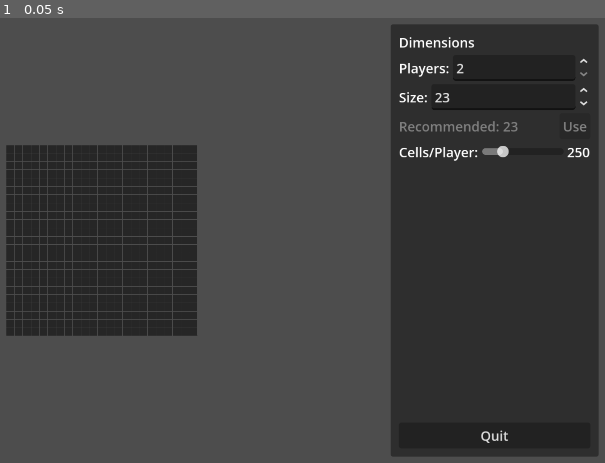
Above: before the commit, frame 1.
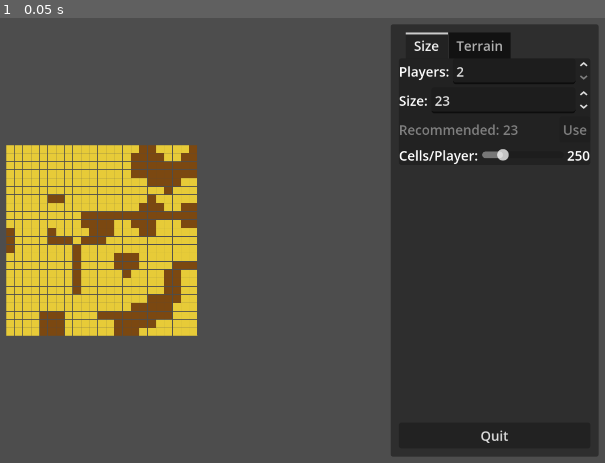
Above: after the commit, the same moment.

Repository: wadcom/kisarra-mapgen
Game: Godot game, scene res://main.tscn
The game is run twice, just before and just after one commit, with the same random seed, the same clock (stepped at 60 frames per second) and the same inputs.
Inputs:
- Up to frame 1 (0.05 s): no input

The runs differ from the first frame. In frame 1, 14% of the frame differs, in the area x 0-98%, y 3-72%.

Commit message:
Add mountains layer with Perlin generation

Diff:
--- a/editor_v2/constants.gd
+++ b/editor_v2/constants.gd
@@ -6,3 +6,7 @@
 
 # Grid background color
 const GRID_BACKGROUND_COLOR := Color(0.15, 0.15, 0.15, 1.0)
+
+# Terrain colors
+const TERRAIN_COLOR_SAND := Color(0.905882, 0.796078, 0.219608, 1.0)
+const TERRAIN_COLOR_MOUNTAIN := Color(0.481474, 0.281624, 0.0667262, 1.0)
--- a/editor_v2/document.gd
+++ b/editor_v2/document.gd
@@ -1,10 +1,63 @@
 extends RefCounted
+## Map document containing all layers and configuration.
+##
+## API design: Layers are exposed for reading state and connecting signals.
+## Mutations should go through document methods (generate_terrain, etc.)
+## to ensure proper coordination between layers.
 
-const DimensionsLayer = preload("res://editor_v2/layers/dimensions.gd")
+const MountainsLayer = preload("res://editor_v2/layers/mountains.gd")
 
-## The dimensions layer containing map size and player count.
-var dimensions: DimensionsLayer
+signal size_changed
+
+
+## Default mountain percentage for initial generation.
+const DEFAULT_MOUNTAIN_PERCENTAGE := 25
+
+
+## The mountains layer containing terrain generation.
+var mountains: MountainsLayer
+
+## Map size (maps are always square).
+var size := 22:
+	set(value):
+		size = clampi(value, 9, 120)
+		size_changed.emit()
+		mountains.generate(size, _current_percentage(), _terrain_seed)
+
+## Number of players (game configuration).
+var player_count := 2:
+	set(value):
+		player_count = clampi(value, 2, 9)
+
+## RNG seed for terrain generation.
+var terrain_seed: int:
+	get:
+		return _terrain_seed
+	set(value):
+		_terrain_seed = value
+		mountains.generate(size, _current_percentage(), _terrain_seed)
+
+var _terrain_seed := 0
 
 
 func _init():
-	dimensions = DimensionsLayer.new()
+	mountains = MountainsLayer.new()
+
+
+## Returns current mountain percentage, or default if no terrain exists yet.
+func _current_percentage() -> int:
+	if mountains.has_terrain():
+		return mountains.get_actual_percentage()
+	return DEFAULT_MOUNTAIN_PERCENTAGE
+
+
+## Generates terrain with the given parameters.
+func generate_terrain(mountain_percentage: int, seed_value: int) -> void:
+	# Bypass terrain_seed setter to use caller's percentage instead of current.
+	_terrain_seed = seed_value
+	mountains.generate(size, mountain_percentage, _terrain_seed)
+
+
+## Reclassifies terrain using the given threshold.
+func reclassify_terrain(threshold: float) -> void:
+	mountains.reclassify(threshold)
--- a/editor_v2/layers/dimensions.gd
+++ /dev/null
@@ -1,14 +0,0 @@
-extends RefCounted
-
-signal changed
-
-## Maps are always square.
-var size := 22:
-	set(value):
-		size = clampi(value, 9, 120)
-		changed.emit()
-
-var player_count := 2:
-	set(value):
-		player_count = clampi(value, 2, 9)
-		changed.emit()
--- /dev/null
+++ b/editor_v2/layers/mountains.gd
@@ -0,0 +1,149 @@
+extends RefCounted
+## Mountains layer - terrain classification using Perlin noise.
+##
+## Generates a height map using multi-octave Perlin noise, then classifies
+## each cell as SAND or MOUNTAIN based on a height threshold.
+##
+## ## Public API
+##
+## Read-only properties:
+##   - height_threshold: float - current threshold (0.0-1.0)
+##
+## Methods:
+##   - generate(map_size, mountain_percentage, seed) - generate new terrain
+##   - reclassify(threshold) - re-apply threshold without regenerating
+##   - has_terrain() -> bool - check if terrain exists
+##   - get_terrain_at(x, y) -> TerrainType - query cell type
+##   - get_actual_percentage() -> int - compute current mountain %
+##   - clear() - remove all terrain data
+##
+## Signal:
+##   - changed - emitted after generate(), reclassify(), or clear()
+##
+
+const PerlinNoise = preload("res://editor_v2/perlin_noise.gd")
+
+signal changed
+
+enum TerrainType { SAND, MOUNTAIN }
+
+## Height threshold (0.0-1.0). Set during generate() or reclassify().
+var height_threshold: float:
+	get:
+		return _height_threshold
+
+var _height_threshold := 0.5
+
+## Octave configuration: array of {size: int, weight: float}.
+## Weights are normalized during generation.
+## Note: May be exposed to users in future iterations.
+var _octaves: Array[Dictionary] = [
+	{size = 8, weight = 0.5},
+	{size = 1, weight = 0.5},
+]
+
+## Internal height map for threshold fine-tuning. Empty until generated.
+var _height_map: Array = []
+
+## 2D array [x][y] of TerrainType values. Empty until generated.
+var _terrain: Array = []
+
+
+## Generates terrain based on given parameters.
+## Seed is provided by caller (owned by document) for reproducible generation.
+func generate(map_size: int, mountain_percentage: int, seed_value: int) -> void:
+	var rng := RandomNumberGenerator.new()
+	rng.seed = seed_value
+
+	# Generate height map
+	_height_map = PerlinNoise.generate_height_map(_octaves, map_size, rng)
+	_height_threshold = _compute_threshold_for_percentage(mountain_percentage)
+
+	# Classify cells based on computed threshold
+	_classify_terrain()
+
+	changed.emit()
+
+
+## Reclassifies terrain using existing height map and given threshold.
+## "Reclassify" keeps the height map (terrain shape) but re-applies the threshold,
+## expanding or contracting mountain boundaries without changing the pattern.
+## Stores threshold for later retrieval (e.g., UI display).
+func reclassify(threshold: float) -> void:
+	if _height_map.is_empty():
+		return
+
+	_height_threshold = threshold
+	_classify_terrain()
+	changed.emit()
+
+
+## Returns true if terrain has been generated.
+func has_terrain() -> bool:
+	return not _terrain.is_empty()
+
+
+## Returns the terrain type at the given coordinates.
+## Requires terrain to be generated and coordinates to be in bounds.
+func get_terrain_at(x: int, y: int) -> TerrainType:
+	assert(not _terrain.is_empty(), "Terrain not generated")
+	assert(x >= 0 and x < _terrain.size(), "X coordinate out of bounds")
+	assert(y >= 0 and y < _terrain[x].size(), "Y coordinate out of bounds")
+	return _terrain[x][y]
+
+
+## Clears the terrain data.
+func clear() -> void:
+	_terrain = []
+	_height_map = []
+	changed.emit()
+
+
+## Computes the actual mountain percentage from current terrain.
+func get_actual_percentage() -> int:
+	if _terrain.is_empty():
+		return 0
+
+	var mountain_count := 0
+	var total_count := 0
+	for x in _terrain.size():
+		for y in _terrain[x].size():
+			total_count += 1
+			if _terrain[x][y] == TerrainType.MOUNTAIN:
+				mountain_count += 1
+
+	if total_count == 0:
+		return 0
+	return roundi(float(mountain_count) / total_count * 100)
+
+
+## Internal: compute threshold value that yields the given mountain percentage.
+## Uses _height_map, which must be populated before calling.
+func _compute_threshold_for_percentage(mountain_percentage: int) -> float:
+	var all_heights: Array[float] = []
+	for x in _height_map.size():
+		for y in _height_map[x].size():
+			all_heights.append(_height_map[x][y])
+
+	all_heights.sort()
+	var percentile_index := int((100.0 - mountain_percentage) / 100.0 * all_heights.size())
+	percentile_index = clampi(percentile_index, 0, all_heights.size() - 1)
+	return all_heights[percentile_index]
+
+
+## Internal: classify all cells based on current _height_threshold.
+## Uses _height_map to determine map size.
+func _classify_terrain() -> void:
+	var map_size := _height_map.size()
+
+	_terrain = []
+	_terrain.resize(map_size)
+
+	for x in map_size:
+		_terrain[x] = []
+		_terrain[x].resize(map_size)
+		for y in map_size:
+			if _height_map[x][y] >= _height_threshold:
+				_terrain[x][y] = TerrainType.MOUNTAIN
+			else:
+				_terrain[x][y] = TerrainType.SAND
--- /dev/null
+++ b/editor_v2/perlin_noise.gd
@@ -0,0 +1,90 @@
+## Perlin noise terrain generation.
+##
+## Generates height maps for procedural terrain using multi-octave Perlin noise.
+##
+## Typical usage:
+##   var rng := RandomNumberGenerator.new()
+##   rng.seed = my_seed
+##   var config := [{size = 8, weight = 0.5}, {size = 1, weight = 0.5}]
+##   var height_map := PerlinNoise.generate_height_map(config, map_size, rng)
+
+
+## Generates a 2D height map by sampling at each cell center.
+## Config is an array of {size: int, weight: float}. Weights are normalized internally.
+## Returns height_map[x][y] with values typically in range [-1, 1].
+static func generate_height_map(config: Array[Dictionary], map_size: int, rng: RandomNumberGenerator) -> Array:
+	var octaves := _make_octaves(config, rng)
+	var height_map: Array = []
+	height_map.resize(map_size)
+
+	for x in map_size:
+		height_map[x] = []
+		height_map[x].resize(map_size)
+		for y in map_size:
+			var pos := Vector2(x + 0.5, y + 0.5)
+			height_map[x][y] = _sample_height(octaves, map_size, pos)
+
+	return height_map
+
+
+static func _make_octaves(config: Array[Dictionary], rng: RandomNumberGenerator) -> Array:
+	var total_weight := 0.0
+	for entry in config:
+		total_weight += entry.weight
+
+	var octaves: Array = []
+	for entry in config:
+		var normalized_weight: float = entry.weight / total_weight if total_weight > 0 else 0.0
+		octaves.append({
+			grid = _make_octave(entry.size, rng),
+			weight = normalized_weight,
+		})
+	return octaves
+
+
+static func _sample_height(octaves: Array, map_size: int, p: Vector2) -> float:
+	var combined := 0.0
+	for octave in octaves:
+		var h := _get_height(octave.grid, map_size, p)
+		combined += h * octave.weight
+	return combined
+
+
+## Creates a single octave grid of the given size using the provided RNG.
+static func _make_octave(octave_size: int, rng: RandomNumberGenerator) -> Array:
+	var grad := []
+	grad.resize(octave_size + 1)
+
+	for x in (octave_size + 1):
+		grad[x] = []
+		grad[x].resize(octave_size + 1)
+
+		for y in (octave_size + 1):
+			grad[x][y] = Vector2(rng.randf_range(-1, 1), rng.randf_range(-1, 1))
+
+	return grad
+
+
+## Samples height at position p within a map of given size (single octave).
+static func _get_height(octave: Array, map_size: int, p: Vector2) -> float:
+	var octave_size := octave.size() - 1
+
+	var octave_p := p / map_size * octave_size
+
+	var c := Vector2i(octave_p)
+	var f := octave_p - Vector2(c)
+
+	var top_left := _interpolate_height(octave, c, f)
+	var top_right := _interpolate_height(octave, c + Vector2i(1, 0), f)
+	var t := lerpf(top_left, top_right, f.x)
+
+	var bottom_left := _interpolate_height(octave, c + Vector2i(0, 1), f)
+	var bottom_right := _interpolate_height(octave, c + Vector2i(1, 1), f)
+	var b := lerpf(bottom_left, bottom_right, f.x)
+
+	return lerpf(t, b, f.y)
+
+
+static func _interpolate_height(octave: Array, c: Vector2i, p: Vector2) -> float:
+	var d := p - Vector2(c)
+	return d.dot(octave[c.x][c.y])
--- /dev/null
+++ b/editor_v2/ui/design_tokens.gd
@@ -0,0 +1,5 @@
+## Design tokens for consistent UI styling (see UI.md).
+extends RefCounted
+
+const COLOR_ACCENT := Color("ffbf4d")
+const COLOR_MUTED := Color("808080")
--- a/editor_v2/ui/editor.gd
+++ b/editor_v2/ui/editor.gd
@@ -2,21 +2,25 @@
 
 const EditorDocument = preload("res://editor_v2/document.gd")
 
-var document: EditorDocument
+var _document: EditorDocument
 
 
 func _ready():
-	document = EditorDocument.new()
-	%MapView.document = document
-	%DimensionsPanel.apply_recommended_size()
+	_document = EditorDocument.new()
+	%MapView.set_document(_document)
+	%Terrain.set_document(_document)
+	%Size.apply_recommended_size()
+
+	# Auto-generate terrain on editor load so user sees terrain immediately
+	_document.terrain_seed = randi_range(0, 1000)
 
 
 func _on_size_changed(value: int):
-	document.dimensions.size = value
+	_document.size = value
 
 
 func _on_player_count_changed(value: int):
-	document.dimensions.player_count = value
+	_document.player_count = value
 
 
 func _on_quit_button_pressed():
--- a/editor_v2/ui/editor.tscn
+++ b/editor_v2/ui/editor.tscn
@@ -1,8 +1,9 @@
-[gd_scene load_steps=4 format=3]
+[gd_scene load_steps=5 format=3]
 
 [ext_resource type="Script" path="res://editor_v2/ui/editor.gd" id="1_editor"]
 [ext_resource type="PackedScene" path="res://editor_v2/ui/map_view.tscn" id="2_map_view"]
-[ext_resource type="PackedScene" path="res://editor_v2/ui/dimensions_panel.tscn" id="3_dimensions_panel"]
+[ext_resource type="PackedScene" path="res://editor_v2/ui/size_panel.tscn" id="3_size_panel"]
+[ext_resource type="PackedScene" path="res://editor_v2/ui/terrain_panel.tscn" id="4_terrain_panel"]
 
 [node name="Editor" type="MarginContainer"]
 anchors_preset = 15
@@ -48,7 +49,14 @@
 layout_mode = 2
 size_flags_vertical = 3
 
-[node name="DimensionsPanel" parent="HBoxContainer/PanelContainer/MarginContainer/VBoxContainer" instance=ExtResource("3_dimensions_panel")]
+[node name="TabContainer" type="TabContainer" parent="HBoxContainer/PanelContainer/MarginContainer/VBoxContainer"]
+layout_mode = 2
+
+[node name="Size" parent="HBoxContainer/PanelContainer/MarginContainer/VBoxContainer/TabContainer" instance=ExtResource("3_size_panel")]
+unique_name_in_owner = true
+layout_mode = 2
+
+[node name="Terrain" parent="HBoxContainer/PanelContainer/MarginContainer/VBoxContainer/TabContainer" instance=ExtResource("4_terrain_panel")]
 unique_name_in_owner = true
 layout_mode = 2
 
@@ -61,6 +69,6 @@
 layout_mode = 2
 text = "Quit"
 
-[connection signal="player_count_changed" from="HBoxContainer/PanelContainer/MarginContainer/VBoxContainer/DimensionsPanel" to="." method="_on_player_count_changed"]
-[connection signal="size_changed" from="HBoxContainer/PanelContainer/MarginContainer/VBoxContainer/DimensionsPanel" to="." method="_on_size_changed"]
+[connection signal="player_count_changed" from="HBoxContainer/PanelContainer/MarginContainer/VBoxContainer/TabContainer/Size" to="." method="_on_player_count_changed"]
+[connection signal="size_changed" from="HBoxContainer/PanelContainer/MarginContainer/VBoxContainer/TabContainer/Size" to="." method="_on_size_changed"]
 [connection signal="pressed" from="HBoxContainer/PanelContainer/MarginContainer/VBoxContainer/QuitButton" to="." method="_on_quit_button_pressed"]
--- a/editor_v2/ui/map_view.gd
+++ b/editor_v2/ui/map_view.gd
@@ -2,21 +2,19 @@
 
 const EditorV2Constants = preload("res://editor_v2/constants.gd")
 const EditorDocument = preload("res://editor_v2/document.gd")
+const MountainsLayer = preload("res://editor_v2/layers/mountains.gd")
 
-## The document to visualize. Must be set before the view can render.
-var document: EditorDocument:
-	set(value):
-		# Disconnect from old document if any
-		if document:
-			document.dimensions.changed.disconnect(_on_dimensions_changed)
+var _document: EditorDocument
 
-		document = value
 
-		# Connect to new document
-		if document:
-			document.dimensions.changed.connect(_on_dimensions_changed)
-			_update_size()
-			queue_redraw()
+func set_document(doc: EditorDocument) -> void:
+	assert(_document == null, "Document already set")
+	assert(doc != null, "Document cannot be null")
+	_document = doc
+	_document.size_changed.connect(_on_size_changed)
+	_document.mountains.changed.connect(_on_mountains_changed)
+	_update_size()
+	queue_redraw()
 
 
 func _ready():
@@ -24,21 +22,23 @@
 
 
 func _draw():
-	if not document:
+	if not _document:
 		return
 
 	var cell_size := EditorV2Constants.CELL_SIZE_PX
-	var grid_size := document.dimensions.size
-	var total_size := grid_size * cell_size
+	var total_size := _document.size * cell_size
 
-	# Draw background
-	draw_rect(
-		Rect2(Vector2.ZERO, Vector2(total_size, total_size)),
-		EditorV2Constants.GRID_BACKGROUND_COLOR
-	)
+	# Draw terrain cells if mountains layer has data, otherwise draw background
+	if _document.mountains.has_terrain():
+		_draw_terrain(cell_size)
+	else:
+		draw_rect(
+			Rect2(Vector2.ZERO, Vector2(total_size, total_size)),
+			EditorV2Constants.GRID_BACKGROUND_COLOR
+		)
 
-	# Draw vertical grid lines
-	for x in range(grid_size + 1):
+	# Draw vertical grid lines (on top of terrain)
+	for x in range(_document.size + 1):
 		var x_pos := x * cell_size
 		draw_line(
 			Vector2(x_pos, 0),
@@ -46,8 +46,8 @@
 			EditorV2Constants.GRID_LINE_COLOR
 		)
 
-	# Draw horizontal grid lines
-	for y in range(grid_size + 1):
+	# Draw horizontal grid lines (on top of terrain)
+	for y in range(_document.size + 1):
 		var y_pos := y * cell_size
 		draw_line(
 			Vector2(0, y_pos),
@@ -56,15 +56,36 @@
 		)
 
 
+func _draw_terrain(cell_size: int) -> void:
+	for x in _document.size:
+		for y in _document.size:
+			var terrain_type := _document.mountains.get_terrain_at(x, y)
+			var color: Color
+			if terrain_type == MountainsLayer.TerrainType.MOUNTAIN:
+				color = EditorV2Constants.TERRAIN_COLOR_MOUNTAIN
+			else:
+				color = EditorV2Constants.TERRAIN_COLOR_SAND
+
+			var rect := Rect2(
+				Vector2(x * cell_size, y * cell_size),
+				Vector2(cell_size, cell_size)
+			)
+			draw_rect(rect, color)
+
+
 func _update_size():
-	if not document:
+	if not _document:
 		custom_minimum_size = Vector2.ZERO
 		return
 
-	var total := document.dimensions.size * EditorV2Constants.CELL_SIZE_PX
+	var total := _document.size * EditorV2Constants.CELL_SIZE_PX
 	custom_minimum_size = Vector2(total, total)
 
 
-func _on_dimensions_changed():
+func _on_size_changed():
 	_update_size()
 	queue_redraw()
+
+
+func _on_mountains_changed():
+	queue_redraw()
--- a/editor_v2/ui/map_view.tscn
+++ b/editor_v2/ui/map_view.tscn
@@ -1,6 +1,8 @@
-[gd_scene load_steps=2 format=3]
+[gd_scene load_steps=2 format=3 uid="uid://lyu1sv3lvqw5"]
 
-[ext_resource type="Script" path="res://editor_v2/ui/map_view.gd" id="1_map_view"]
+[ext_resource type="Script" uid="uid://ce5b8dw0dkmd6" path="res://editor_v2/ui/map_view.gd" id="1_map_view"]
 
 [node name="MapView" type="Control"]
+layout_mode = 3
+anchors_preset = 0
 script = ExtResource("1_map_view")
--- a/editor_v2/ui/dimensions_panel.gd
+++ b/editor_v2/ui/size_panel.gd
@@ -1,8 +1,6 @@
 extends VBoxContainer
 
-# Design tokens (see UI.md)
-const COLOR_ACCENT := Color("ffbf4d")
-const COLOR_MUTED := Color("808080")
+const DesignTokens = preload("res://editor_v2/ui/design_tokens.gd")
 
 signal size_changed(value: int)
 signal player_count_changed(value: int)
@@ -12,7 +10,7 @@
 
 
 func _ready():
-	%RecommendedLabel.add_theme_color_override("font_color", COLOR_MUTED)
+	%RecommendedLabel.add_theme_color_override("font_color", DesignTokens.COLOR_MUTED)
 	%CellsPerPlayerLabel.text = str(_cells_per_player)
 	_update_recommended_size()
 
@@ -31,7 +29,7 @@
 	var differs := recommended != current_size
 	%RecommendedSizeLabel.text = str(recommended)
 	%RecommendedSizeLabel.add_theme_color_override(
-		"font_color", COLOR_ACCENT if differs else COLOR_MUTED
+		"font_color", DesignTokens.COLOR_ACCENT if differs else DesignTokens.COLOR_MUTED
 	)
 	%UseRecommendedButton.disabled = not differs
 
--- a/editor_v2/ui/dimensions_panel.tscn
+++ b/editor_v2/ui/size_panel.tscn
@@ -1,12 +1,9 @@
 [gd_scene load_steps=2 format=3]
 
-[ext_resource type="Script" path="res://editor_v2/ui/dimensions_panel.gd" id="1_dimensions_panel"]
+[ext_resource type="Script" path="res://editor_v2/ui/size_panel.gd" id="1_size_panel"]
 
-[node name="DimensionsPanel" type="VBoxContainer"]
-script = ExtResource("1_dimensions_panel")
-
-[node name="Title" type="Label" parent="."]
-text = "Dimensions"
+[node name="SizePanel" type="VBoxContainer"]
+script = ExtResource("1_size_panel")
 
 [node name="PlayerCountRow" type="HBoxContainer" parent="."]
 layout_mode = 2
--- /dev/null
+++ b/editor_v2/ui/terrain_panel.gd
@@ -0,0 +1,44 @@
+extends VBoxContainer
+
+const EditorDocument = preload("res://editor_v2/document.gd")
+
+var _document: EditorDocument
+
+
+func set_document(doc: EditorDocument) -> void:
+	assert(_document == null, "Document already set")
+	assert(doc != null, "Document cannot be null")
+	_document = doc
+	_document.mountains.changed.connect(_sync_ui)
+
+
+## Syncs UI spinners with document state without triggering signals.
+func _sync_ui() -> void:
+	if not _document:
+		return
+
+	%MountainPercentSpinBox.set_value_no_signal(_document.mountains.get_actual_percentage())
+	%SeedSpinBox.set_value_no_signal(_document.terrain_seed)
+	%ThresholdSpinBox.set_value_no_signal(_document.mountains.height_threshold)
+
+
+func _on_regenerate_button_pressed():
+	_document.terrain_seed = randi_range(0, 1000)
+
+
+func _on_seed_spin_box_value_changed(_value: float):
+	_generate()
+
+
+func _on_mountain_percent_spin_box_value_changed(_value: float):
+	_generate()
+
+
+func _on_threshold_spin_box_value_changed(value: float):
+	_document.reclassify_terrain(value)
+
+
+func _generate() -> void:
+	var percentage := int(%MountainPercentSpinBox.value)
+	var rng_seed := int(%SeedSpinBox.value)
+	_document.generate_terrain(percentage, rng_seed)
--- /dev/null
+++ b/editor_v2/ui/terrain_panel.tscn
@@ -0,0 +1,61 @@
+[gd_scene load_steps=2 format=3]
+
+[ext_resource type="Script" path="res://editor_v2/ui/terrain_panel.gd" id="1_terrain_panel"]
+
+[node name="TerrainPanel" type="VBoxContainer"]
+script = ExtResource("1_terrain_panel")
+
+[node name="MountainPercentRow" type="HBoxContainer" parent="."]
+layout_mode = 2
+
+[node name="Label" type="Label" parent="MountainPercentRow"]
+layout_mode = 2
+text = "Mountain %:"
+
+[node name="MountainPercentSpinBox" type="SpinBox" parent="MountainPercentRow"]
+unique_name_in_owner = true
+layout_mode = 2
+size_flags_horizontal = 3
+max_value = 100.0
+value = 25.0
+
+[node name="ThresholdRow" type="HBoxContainer" parent="."]
+layout_mode = 2
+
+[node name="Label" type="Label" parent="ThresholdRow"]
+layout_mode = 2
+text = "Threshold:"
+
+[node name="ThresholdSpinBox" type="SpinBox" parent="ThresholdRow"]
+unique_name_in_owner = true
+layout_mode = 2
+size_flags_horizontal = 3
+max_value = 1.0
+step = 0.01
+value = 0.5
+
+[node name="SeedRow" type="HBoxContainer" parent="."]
+layout_mode = 2
+
+[node name="Label" type="Label" parent="SeedRow"]
+layout_mode = 2
+text = "Seed:"
+
+[node name="SeedSpinBox" type="SpinBox" parent="SeedRow"]
+unique_name_in_owner = true
+layout_mode = 2
+size_flags_horizontal = 3
+min_value = -1e+09
+max_value = 1e+09
+allow_greater = true
+allow_lesser = true
+
+[node name="NewSeedButton" type="Button" parent="."]
+unique_name_in_owner = true
+layout_mode = 2
+text = "New Seed"
+
+[connection signal="value_changed" from="MountainPercentRow/MountainPercentSpinBox" to="." method="_on_mountain_percent_spin_box_value_changed"]
+[connection signal="value_changed" from="ThresholdRow/ThresholdSpinBox" to="." method="_on_threshold_spin_box_value_changed"]
+[connection signal="value_changed" from="SeedRow/SeedSpinBox" to="." method="_on_seed_spin_box_value_changed"]
+[connection signal="pressed" from="NewSeedButton" to="." method="_on_regenerate_button_pressed"]
Not shown, removed: editor_v2/layers/dimensions.gd.uid
Not shown, added: editor_v2/layers/mountains.gd.uid
Not shown, added: editor_v2/perlin_noise.gd.uid
Not shown, added: editor_v2/ui/design_tokens.gd.uid
Not shown, removed: editor_v2/ui/dimensions_panel.gd.uid
Not shown, added: editor_v2/ui/size_panel.gd.uid
Not shown, added: editor_v2/ui/terrain_panel.gd.uid
